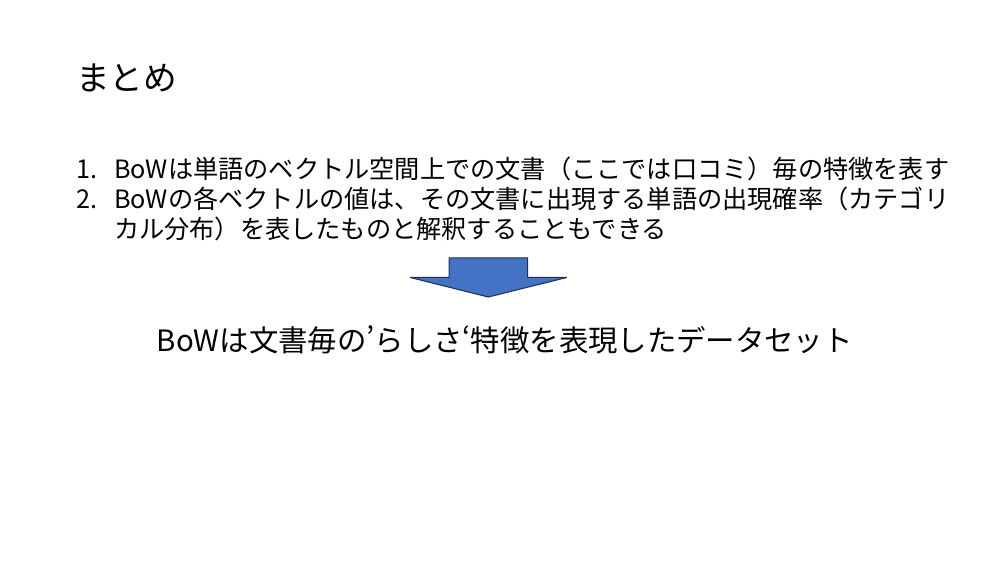
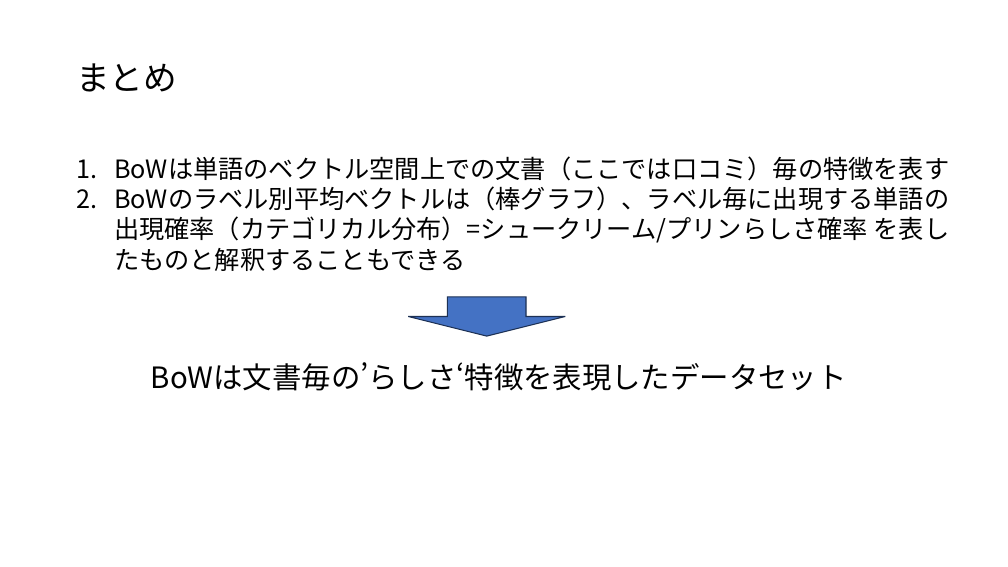
Before and after one commit to ueharaLab/NLP3_BoW, a slide deck: slide 24 of textmining3 BOW.pptx. Drawn at 1008x567 pixels with LibreOffice and Linux fonts; fonts in the diff are those of the drawing. Boxes give left, top, right and bottom in pixels: in the first picture for what was removed or moved away, otherwise in the second. Text is boxed around its words. In the diff, an @@ line names an element or a change of style, - is before the commit and + after.

```diff
--- a/textmining3 BOW.pptx
+++ b/textmining3 BOW.pptx
@@ text at box(114, 186, 950, 271): text changed @@
-2. BoWの各ベクトルの値は、その文書に出現する単語の出現確率（カテゴリカル分布）を表したものと解釈することもできる
+2. BoWのラベル別平均ベクトルは（棒グラフ）、ラベル毎に出現する単語の出現確率（カテゴリカル分布）=シュークリーム/プリンらしさ確率 を表したものと解釈することもできる
@@ down arrow: place and size @@
-down arrow at box(410, 258, 567, 297)
+down arrow at box(408, 297, 566, 337)
@@ text "BoWは文書毎の’らしさ‘特徴を表現したデータセット": place and size @@
-text "BoWは文書毎の’らしさ‘特徴を表現したデータセット" at box(157, 325, 853, 354)
+text "BoWは文書毎の’らしさ‘特徴を表現したデータセット" at box(151, 362, 847, 391)
```
Also in this commit, not shown: 5 other slides changed, 3 other files.
